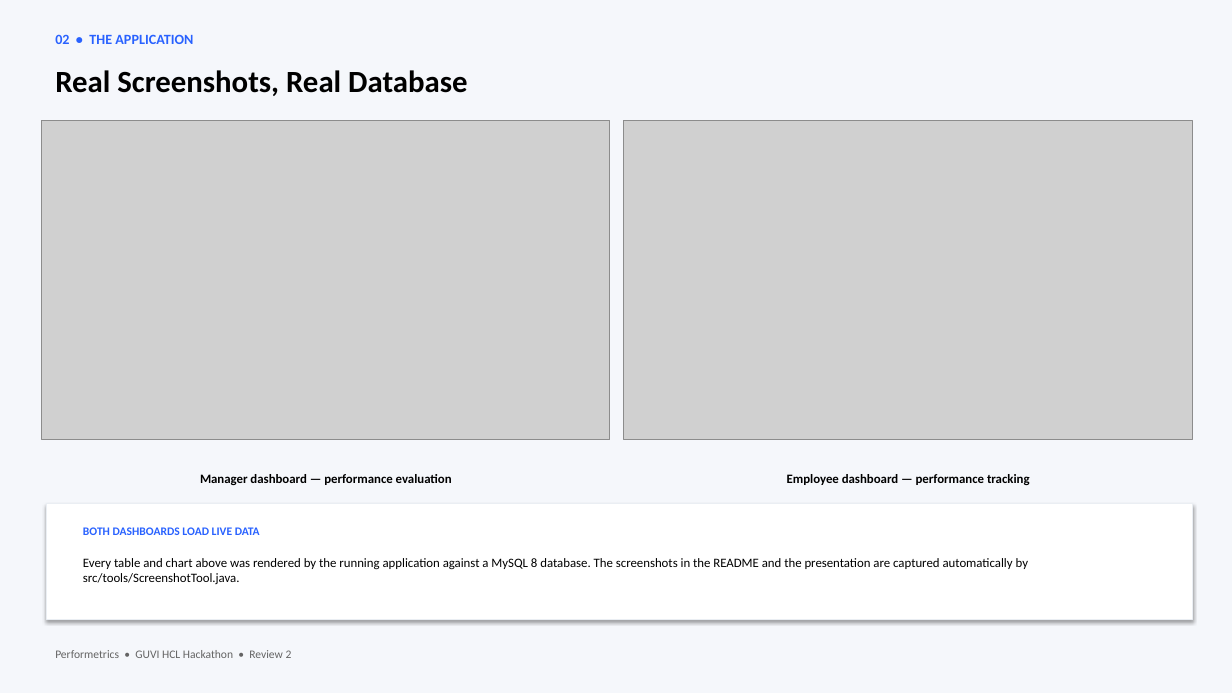
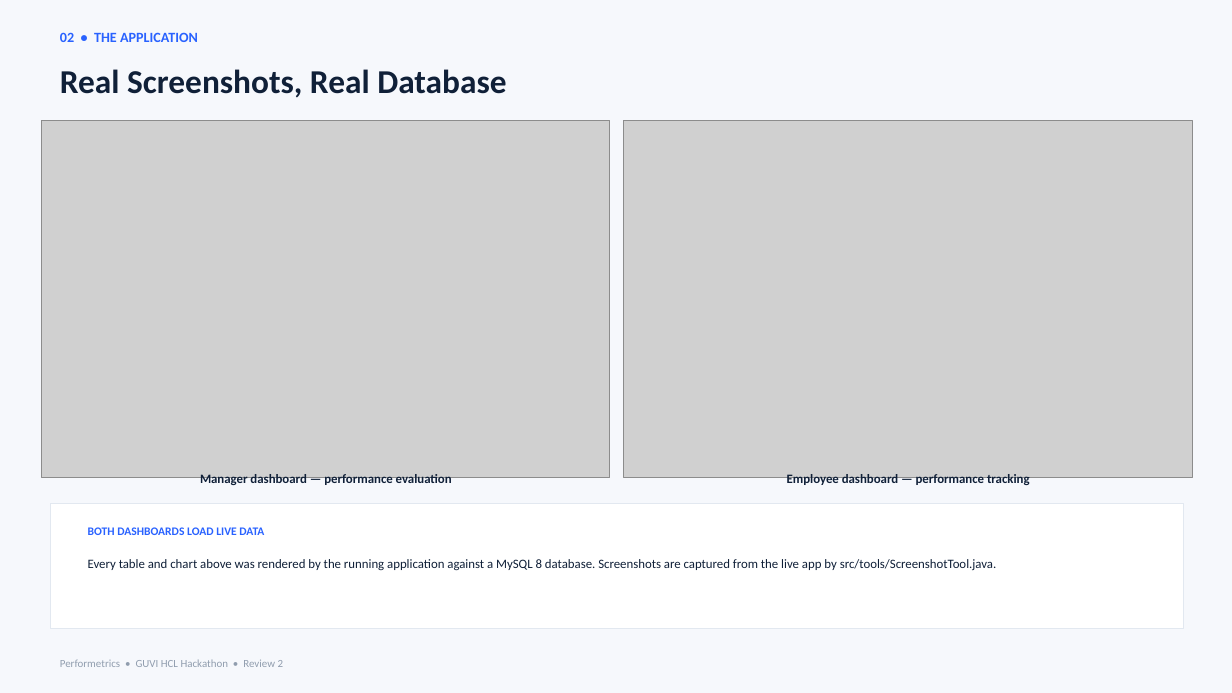
Before and after one commit to Harshitsingh798/EmployeePerformanceSystem, a slide deck: slide 3 of docs/Review2_Final_Performetrics.pptx. Drawn at 1232x693 pixels with LibreOffice and Linux fonts; fonts in the diff are those of the drawing; grey boxes stand for pictures. Boxes give left, top, right and bottom in pixels: in the first picture for what was removed or moved away, otherwise in the second. Text is boxed around its words. In the diff, an @@ line names an element or a change of style, - is before the commit and + after.

Commit message:
Complete Employee Performance System audit, tests, and Review 2 PPT

```diff
--- a/docs/Review2_Final_Performetrics.pptx
+++ b/docs/Review2_Final_Performetrics.pptx
@@ background #F5F7FB to #F6F8FC @@
@@ text "02 • THE APPLICATION": place and size @@
-text "02 • THE APPLICATION" at [55, 34, 193, 44]
+text "02 • THE APPLICATION" at [60, 32, 198, 42]
@@ text "Real Screenshots, Real Database" at [60, 69, 506, 98]: size 24 to 26 pt, text colour #000000 to #102038 @@
@@ picture: place and size @@
-picture at [42, 120, 610, 440]
+picture at [42, 120, 610, 478]
@@ picture: place and size @@
-picture at [624, 120, 1192, 440]
+picture at [624, 120, 1192, 478]
@@ text "Manager dashboard — performance evaluation" at [200, 474, 452, 488]: text colour #000000 to #102038 @@
@@ text "Employee dashboard — performance tracking" at [787, 474, 1030, 488]: text colour #000000 to #102038 @@
@@ rectangle: place and size @@
-rectangle at [46, 504, 1192, 619]
+rectangle at [51, 504, 1183, 628]
@@ rectangle at [51, 504, 1183, 628]: outline #EAEEF3 0.75 pt to #E2E8F0 0.75 pt; shadow off @@
@@ text "BOTH DASHBOARDS LOAD LIVE DATA": place and size @@
-text "BOTH DASHBOARDS LOAD LIVE DATA" at [83, 527, 260, 535]
+text "BOTH DASHBOARDS LOAD LIVE DATA" at [88, 527, 264, 535]
@@ text at [88, 559, 997, 571]: text changed; text colour #000000 to #102038 @@
-Every table and chart above was rendered by the running application against a MySQL 8 database. The screenshots in the README and the presentation are captured automatically by src/tools/ScreenshotTool.java.
+Every table and chart above was rendered by the running application against a MySQL 8 database. Screenshots are captured from the live app by src/tools/ScreenshotTool.java.
@@ text "Performetrics • GUVI HCL Hackathon ...": place and size @@
-text "Performetrics • GUVI HCL Hackathon ..." at [55, 650, 292, 658]
+text "Performetrics • GUVI HCL Hackathon ..." at [60, 659, 284, 667]
@@ text "Performetrics • GUVI HCL Hackathon ..." at [60, 659, 284, 667]: size 9 to 8.5 pt, text colour #646464 to #909DAE @@
```
Also in this commit, not shown: 9 other slides changed, 1 other file.
